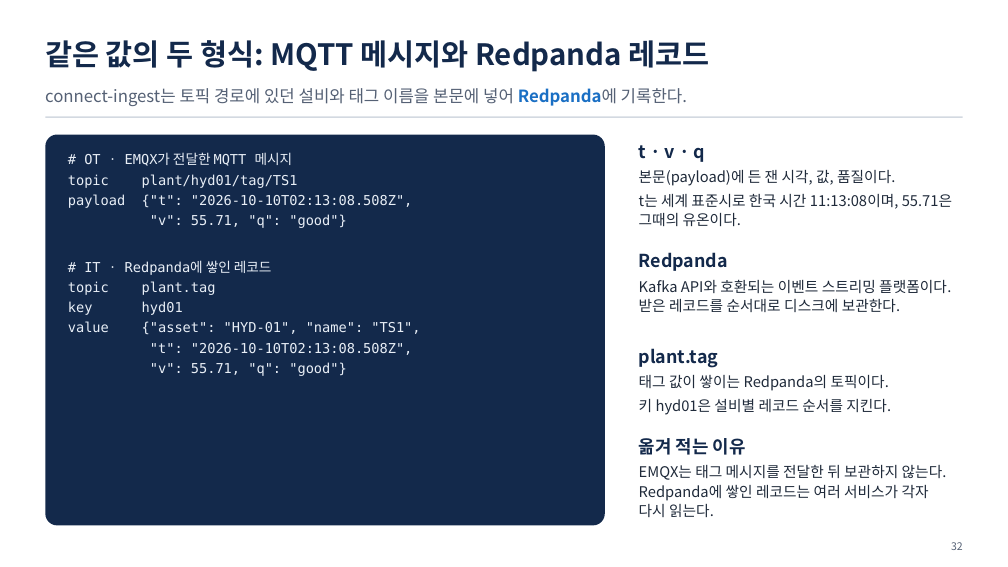
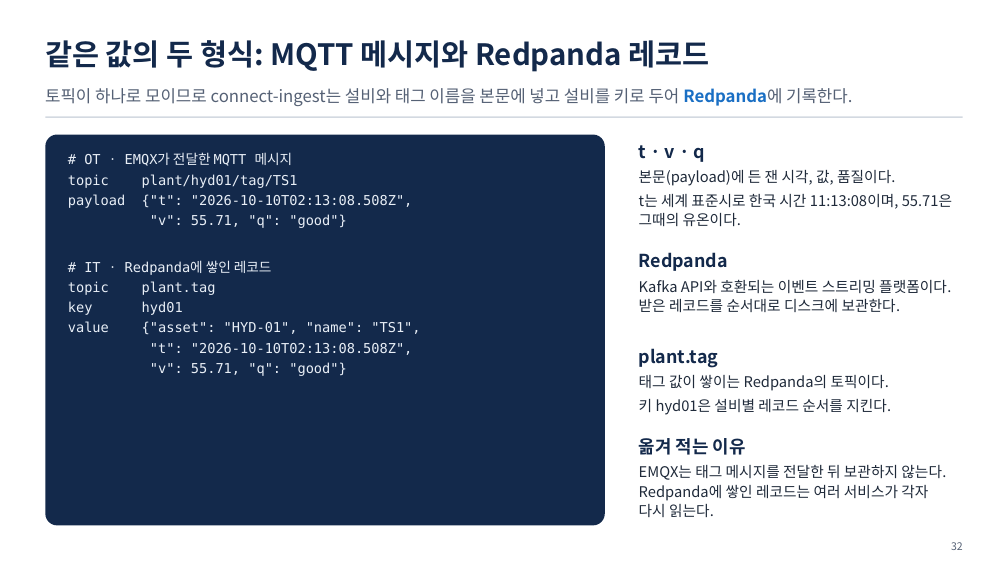
Before and after one commit to uengine-oss/hyd-iot-edu, a slide deck: slide 32 of course/slides/integrated/통합반_01일차.pptx. Drawn at 1008x567 pixels with LibreOffice and Linux fonts; fonts in the diff are those of the drawing. Boxes give left, top, right and bottom in pixels: in the first picture for what was removed or moved away, otherwise in the second. Text is boxed around its words. In the diff, an @@ line names an element or a change of style, - is before the commit and + after.

```diff
--- a/course/slides/integrated/통합반_01일차.pptx
+++ b/course/slides/integrated/통합반_01일차.pptx
@@ text at (45, 88, 852, 106): text changed @@
-connect-ingest는 토픽 경로에 있던 설비와 태그 이름을 본문에 넣어 Redpanda에 기록한다.
+토픽이 하나로 모이므로 connect-ingest는 설비와 태그 이름을 본문에 넣고 설비를 키로 두어 Redpanda에 기록한다.
```
Also in this commit, not shown: 16 other slides changed, 10 other files.
